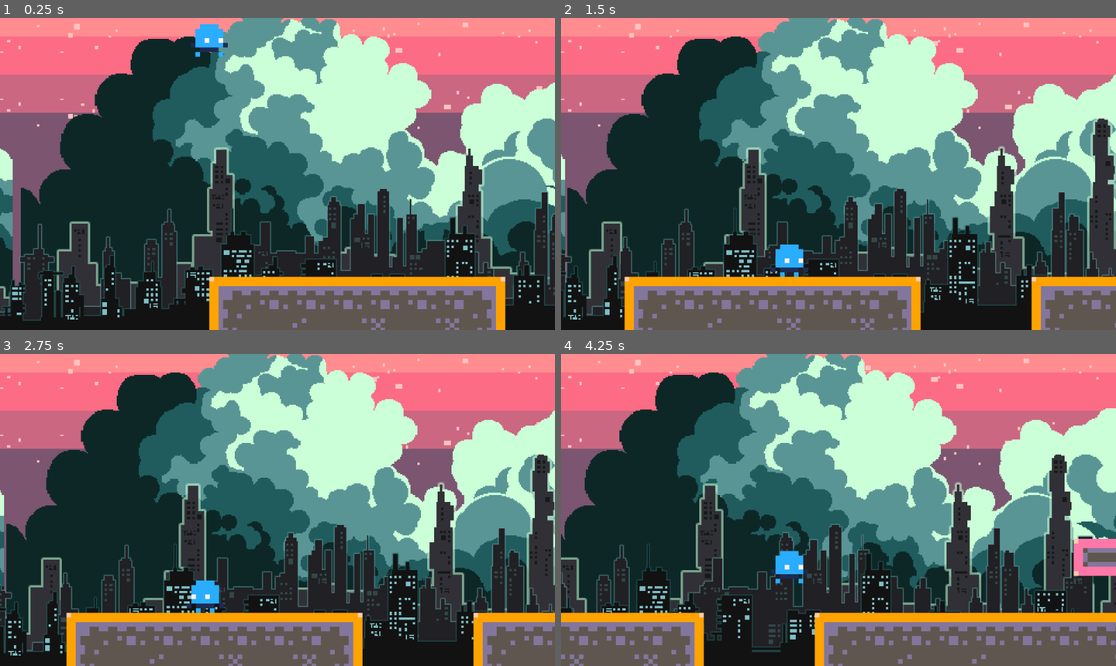
Above: before the commit, frames 1-4 (two rows, left to right).
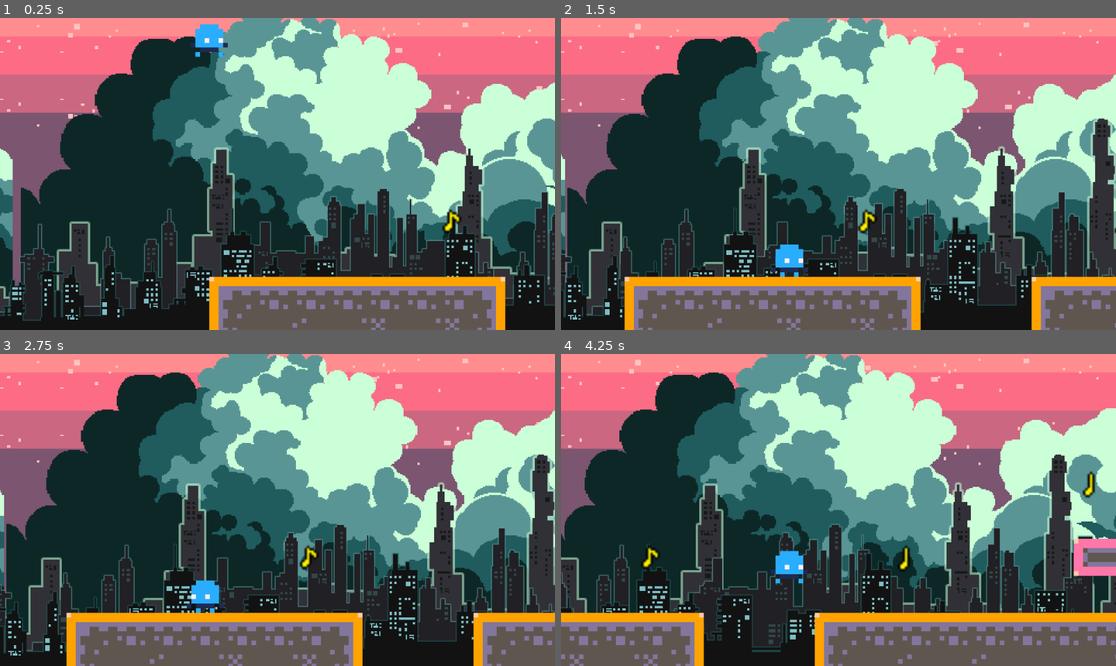
Above: after the commit, the same moments.

Repository: FerenczHollander/webcie-game-jam
Game: Godot game, scene res://level/dummy_level/dummy_level.tscn
Same seed, same stepped clock (60 frames per second), same inputs: the game is played once before the commit and once after it.
Inputs:
- Up to frame 1 (0.25 s): no input
- Up to frame 2 (1.5 s): tap Enter (ui_accept) at 0.5, 0.77 s; hold Right (ui_right) from 0.53 s (still down)
- Up to frame 3 (2.75 s): tap Enter (ui_accept) at 1.52 s; release Right (ui_right) at 2.03 s; hold Left (ui_left) from 2.03 s (still down)
- Up to frame 4 (4.25 s): release Left (ui_left) at 2.78 s; hold Right (ui_right) from 2.78 s (still down); tap Enter (ui_accept) at 3.02, 3.77 s

The runs differ from the first frame. In frame 1, 0.1% of the frame differs, in the area x 79-84%, y 61-69%; in frame 2, 0.1%; in frame 3, 0.1%; in frame 4, 0.4%, in the area x 14-97%, y 37-70%.

Commit message:
Bestuur sprites

Diff:
--- a/level/dummy_level/dummy_level.tscn
+++ b/level/dummy_level/dummy_level.tscn
@@ -8,6 +8,20 @@
 [ext_resource type="Texture2D" uid="uid://dr1ie872rjt6j" path="res://assets/far city background/-3.png" id="5_sgjaa"]
 [ext_resource type="Texture2D" uid="uid://drqsoteysmg2j" path="res://assets/far city background/-2.png" id="6_77hoq"]
 [ext_resource type="Texture2D" uid="uid://bc5sjbas312bb" path="res://assets/far city background/-1.png" id="7_ixcyy"]
+[ext_resource type="Texture2D" uid="uid://bhq3mviu0e6nf" path="res://MusicNote/pixilart-drawing.png" id="9_maim6"]
+[ext_resource type="Texture2D" uid="uid://die8wt3kova6m" path="res://MusicNote/pixilart-drawing (2).png" id="10_rqye6"]
+
+[sub_resource type="TileSetAtlasSource" id="TileSetAtlasSource_ujlmo"]
+texture = ExtResource("9_maim6")
+0:0/0 = 0
+
+[sub_resource type="TileSetAtlasSource" id="TileSetAtlasSource_c3hgo"]
+texture = ExtResource("10_rqye6")
+0:0/0 = 0
+
+[sub_resource type="TileSet" id="TileSet_qoo72"]
+sources/0 = SubResource("TileSetAtlasSource_ujlmo")
+sources/1 = SubResource("TileSetAtlasSource_c3hgo")
 
 [node name="Level" instance=ExtResource("1_t3i1a")]
 
@@ -74,3 +88,8 @@
 
 [node name="Sprite2D" type="Sprite2D" parent="ParallaxBackground/-1" index="0"]
 texture = ExtResource("7_ixcyy")
+
+[node name="TileMapLayer2" type="TileMapLayer" parent="." index="4"]
+scale = Vector2(4, 4)
+tile_map_data = PackedByteArray("AAANAAUAAAAAAAAAAAASAAMAAAAAAAAAAAATAAIAAQAAAAAAAAAGAAUAAQAAAAAAAAAbAAUAAQAAAAAAAAAcAAUAAQAAAAAAAAAfAAUAAAAAAAAAAAAjAAUAAAAAAAAAAAAVAAMAAAAAAAAAAAAUAAIAAQAAAAAAAAAoAAYAAAAAAAAAAAA=")
+tile_set = SubResource("TileSet_qoo72")
Binary file added: Bestuur/Combocommissaris.jpg
Not shown, added: Bestuur/Combocommissaris.jpg.import
Binary file added: Bestuur/Extern.jpg
Not shown, added: Bestuur/Extern.jpg.import
Binary file added: Bestuur/Jazzcommissaris.jpg
Not shown, added: Bestuur/Jazzcommissaris.jpg.import
Binary file added: Bestuur/Penningmeester.jpg
Not shown, added: Bestuur/Penningmeester.jpg.import
Binary file added: Bestuur/Secretaris.jpg
Not shown, added: Bestuur/Secretaris.jpg.import
Binary file added: Bestuur/Voorzitter.jpg
Not shown, added: Bestuur/Voorzitter.jpg.import
(and 3 more such lines)
